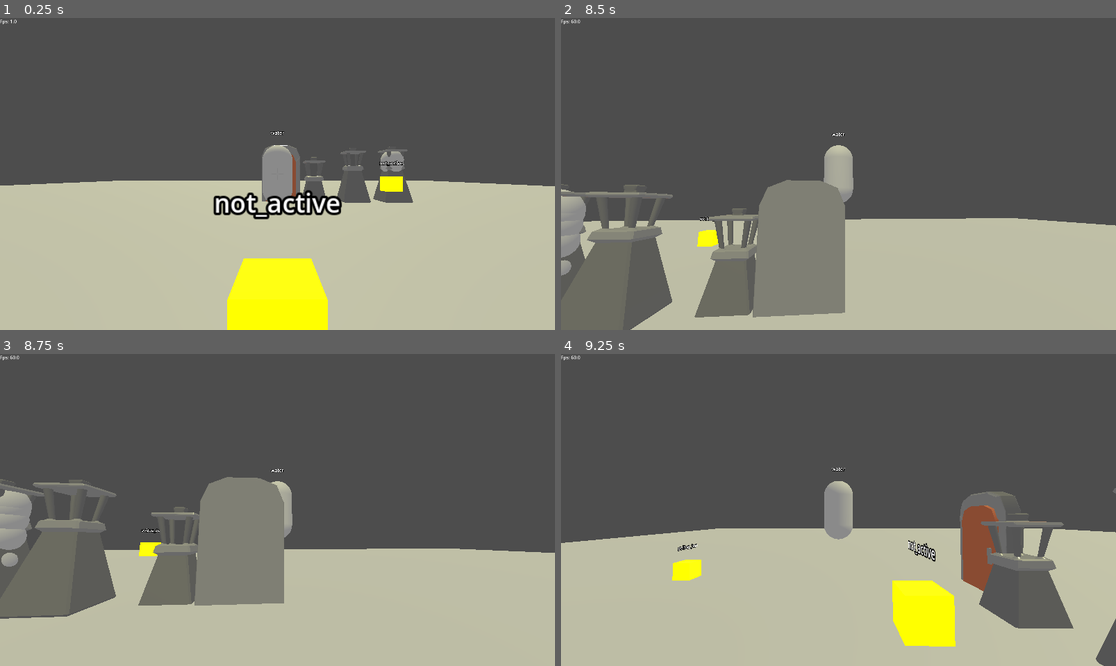
Above: before the commit, frames 1-4 (two rows, left to right).
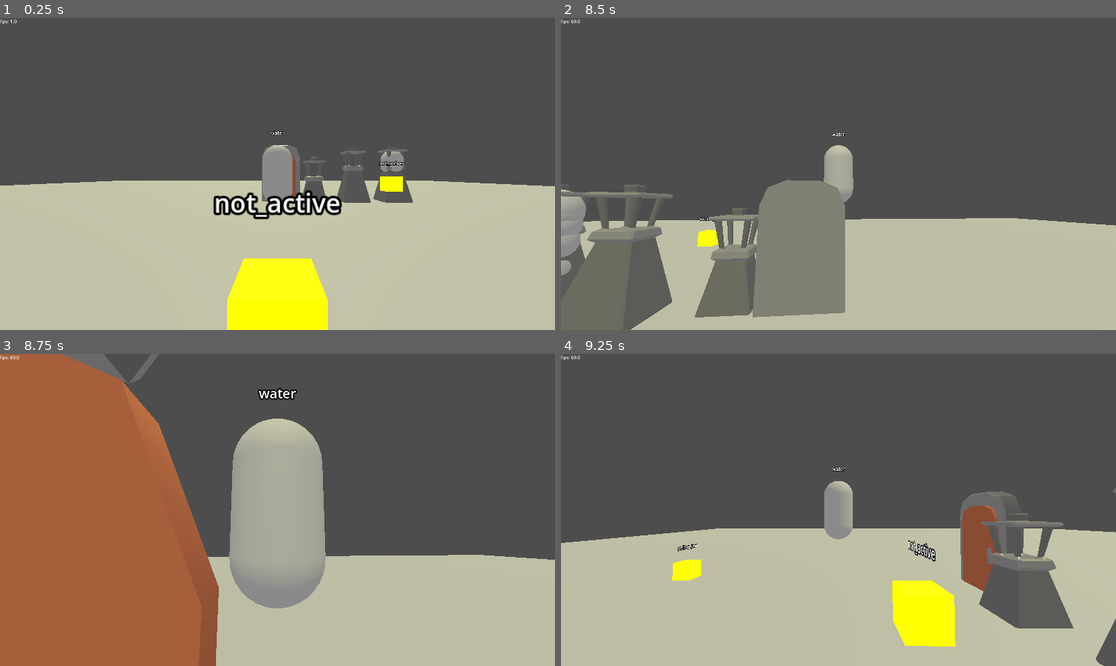
Above: after the commit, the same moments.

Repository: JZxAkuma/FIT2145-Game-Prototype-1
Game: Godot game, scene res://do_not_touch_this.tscn
Two runs of this game, one before a commit and one after it. Both use one fixed random seed, a clock stepped at 60 frames per second and the inputs below. This scene is started directly instead of the project's main scene.
Inputs (mouse positions are in pixels of both pictures, inside the frame that each line leads up to):
- Up to frame 1 (0.25 s): no input
- Up to frame 2 (8.5 s): tap Enter (ui_accept) at 0.5, 2.75 s; move the mouse to (832, 180) at 0.52 s; hold Right mouse button (aim) 0.53-1.28 s; hold Up (ui_up) 0.53-2.78 s; tap Space (jump) at 0.77, 1.52, 3.02, 3.77, 4.52, 6.02, 6.77, 7.52 s; move the mouse to (877, 177) at 1.27 s; tap Mouse wheel down (scroll_down) at 1.35, 4.35, 7.35 s; move the mouse to (794, 170) at 2.02 s; tap Mouse wheel up (scroll_up) at 2.1, 5.1, 8.1 s; move the mouse to (844, 174) at 2.77 s; hold A (left) 2.78-3.53 s; click (844, 174) at 2.85 s; move the mouse to (816, 167) at 3.52 s; hold Right mouse button (aim) 3.53-4.28 s; hold Up (ui_up) 3.53-5.78 s; move the mouse to (866, 174) at 4.27 s; move the mouse to (810, 174) at 5.02 s; move the mouse to (849, 167) at 5.77 s; hold D (right) 5.78-6.53 s; click (849, 167) at 5.85 s; move the mouse to (832, 180) at 6.52 s; hold Right mouse button (aim) 6.53-7.28 s; hold Up (ui_up) from 6.53 s (still down); move the mouse to (877, 177) at 7.27 s; move the mouse to (794, 170) at 8.02 s
- Up to frame 3 (8.75 s): keep holding Up (ui_up)
- Up to frame 4 (9.25 s): move the mouse to (844, 510) at 8.77 s; release Up (ui_up) at 8.78 s; hold A (left) from 8.78 s (still down); click (844, 510) at 8.85 s; tap Space (jump) at 9.02 s

Frames 1-2 are identical in both runs. In frame 3, 44% of the frame differs, in the area x 0-100%, y 0-100%; in frame 4, nothing differs.

Commit message:
Update door scene
+ door

Diff:
--- a/level component/Door and lantern/door.tscn
+++ b/level component/Door and lantern/door.tscn
@@ -78,7 +78,10 @@
 shadow_mesh = SubResource("ArrayMesh_fxrfj")
 
 [sub_resource type="BoxShape3D" id="BoxShape3D_5y4bi"]
-size = Vector3(1.45837, 2.12836, 0.346588)
+size = Vector3(1.45837, 2.12836, 0.304153)
+
+[sub_resource type="BoxShape3D" id="BoxShape3D_sq4mr"]
+size = Vector3(1.87683, 3.28168, 0.286743)
 
 [node name="Door" type="StaticBody3D" groups=["door"]]
 script = ExtResource("1_5y4bi")
@@ -99,7 +102,11 @@
 [node name="Scene changer" type="Area3D" parent="."]
 
 [node name="CollisionShape3D" type="CollisionShape3D" parent="Scene changer"]
-transform = Transform3D(1, 0, 0, 0, 1, 0, 0, 0, 1, -0.929993, 1.43082, 0.232529)
+transform = Transform3D(1, 0, 0, 0, 1, 0, 0, 0, 1, -0.929993, 1.43082, 0.253746)
 shape = SubResource("BoxShape3D_5y4bi")
 
+[node name="CollisionShape3D" type="CollisionShape3D" parent="."]
+transform = Transform3D(1, 0, 0, 0, 1, 0, 0, 0, 1, -0.922424, 1.63541, -0.0641479)
+shape = SubResource("BoxShape3D_sq4mr")
+
 [connection signal="body_entered" from="Scene changer" to="." method="_on_scene_changer_body_entered"]
Not shown: 1 places in level component/Door and lantern/door.tscn that only renumber resources
